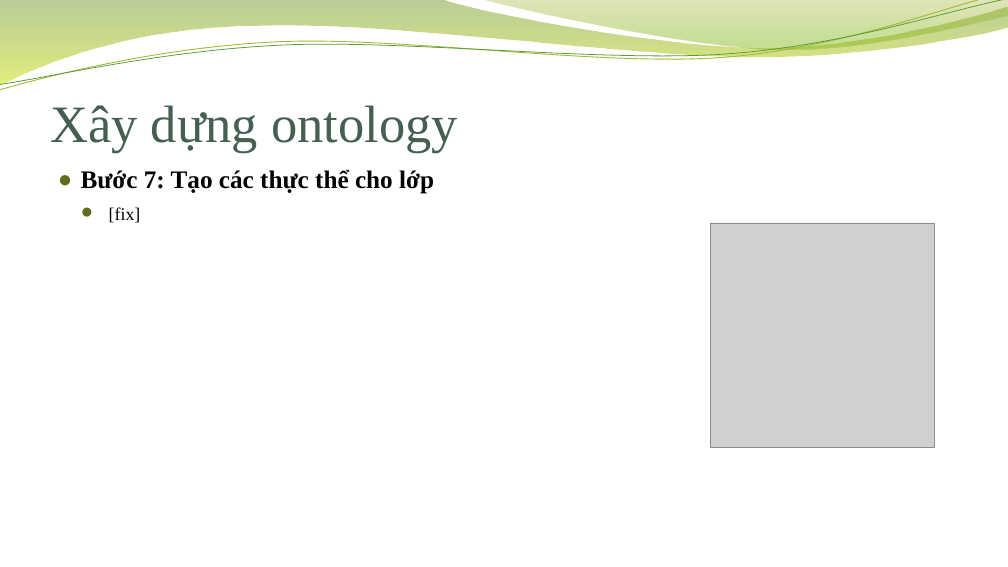
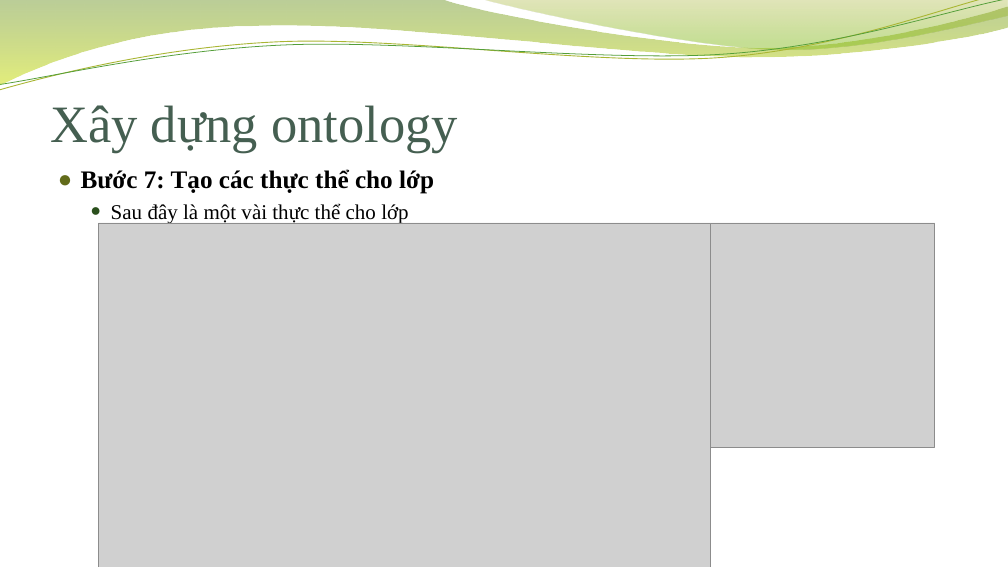
Before and after one commit to dvhchuot/ontology_heathy, a slide deck: slide 32 of Family_Health.pptx. Drawn at 1008x567 pixels with LibreOffice and Linux fonts; fonts in the diff are those of the drawing; grey boxes stand for pictures; background and template pictures are left out. Boxes give left, top, right and bottom in pixels: in the first picture for what was removed or moved away, otherwise in the second. Text is boxed around its words. In the diff, an @@ line names an element or a change of style, - is before the commit and + after.

```diff
--- a/Family_Health.pptx
+++ b/Family_Health.pptx
@@ text at (x1=111, y1=203, x2=408, y2=223): text changed; size 17 to 20 pt @@
-    ● [fix]
+  ● Sau đây là một vài thực thể cho lớp
@@ picture added at (x1=99, y1=223, x2=712, y2=567) @@
```
Also in this commit, not shown: 1 other slide changed, 7 slides added.
